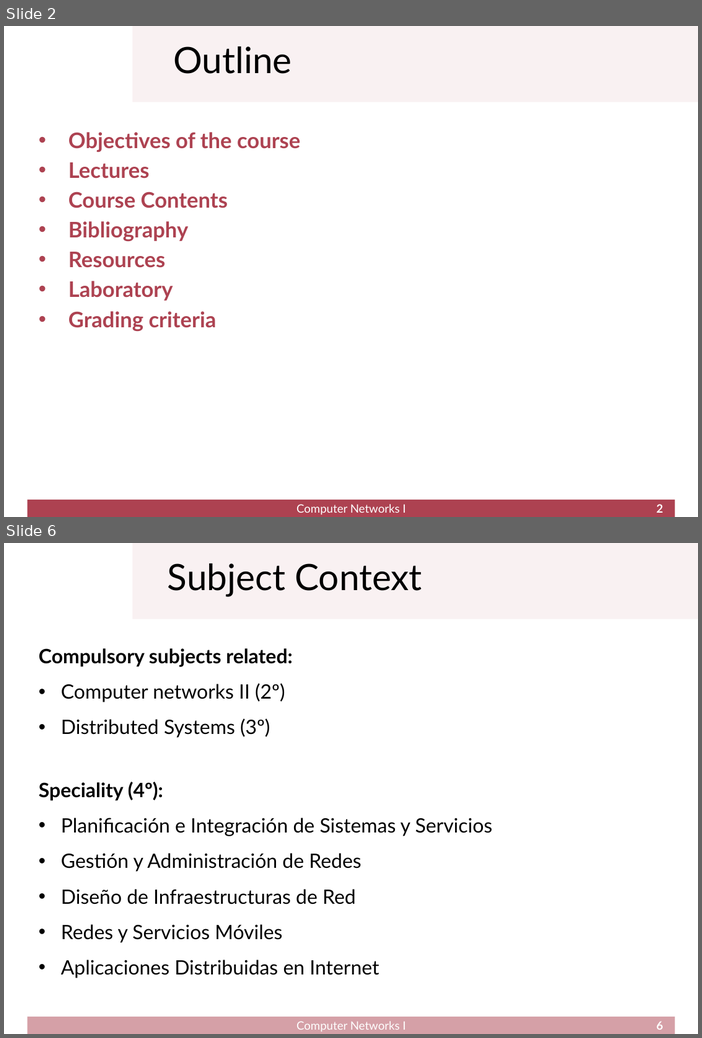
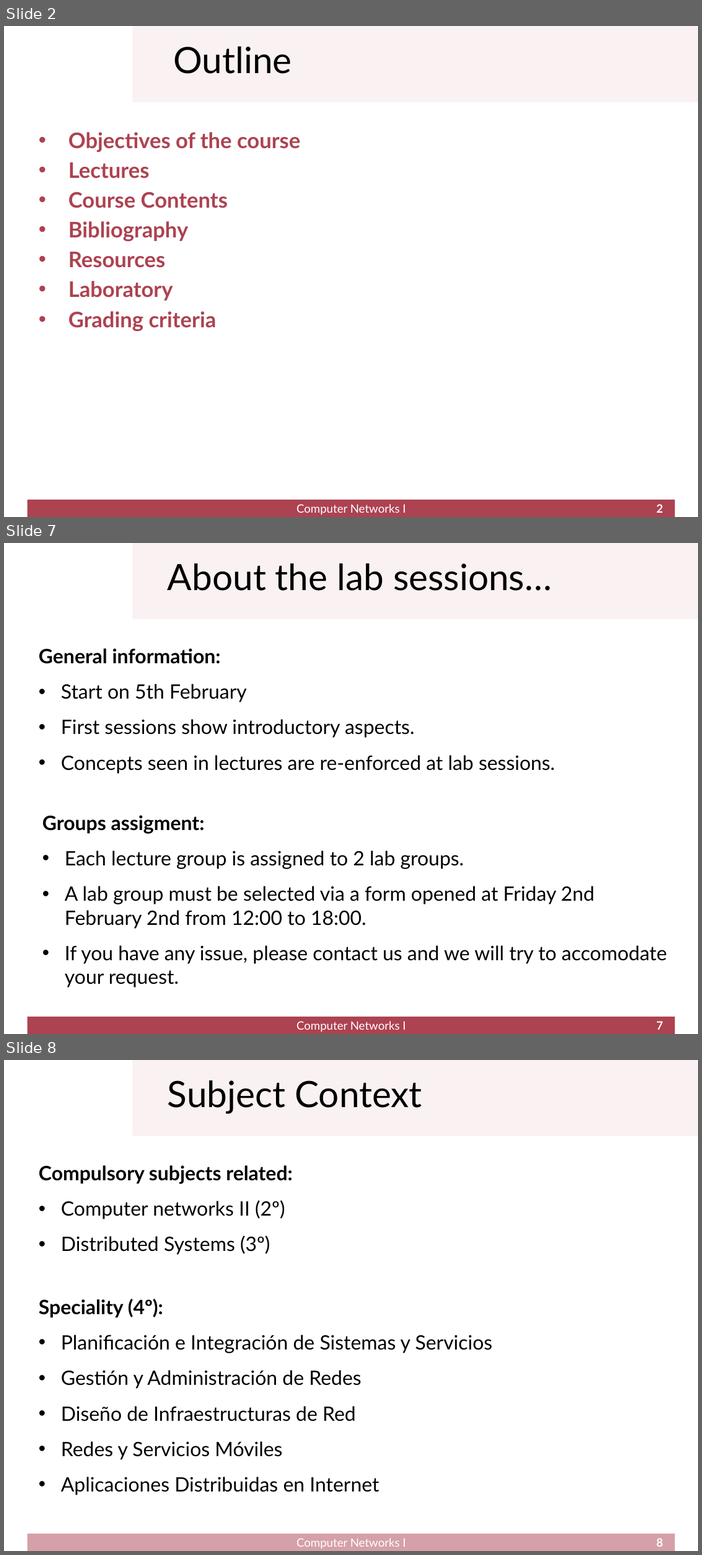
Before and after one commit to cletomartin/redes1, a slide deck: slides/presentation.odp. Shown one above the other, each under a label of ours: slides 2 and 6 before the commit, slides 2, 7 and 8 after it; the slides between them are not shown. The pictures are 702x1038 and 702x1555 pixels, drawn with LibreOffice and Linux fonts; fonts in the diff are those of the drawing; background and template pictures are left out. Boxes give left, top, right and bottom in pixels: in the first picture for what was removed or moved away, otherwise in the second. Text is boxed around its words. In the diff, an @@ line names an element or a change of style, - is before the commit and + after.

```diff
--- a/slides/presentation.odp
+++ b/slides/presentation.odp
@@ slide 7 added at bbox=[4, 543, 698, 1034], background #FFFFFF; not listed: 2 template elements that a slide beside it also shows @@
@@ title added at bbox=[168, 563, 552, 591], 44 pt, text #000000 @@
+About the lab sessions…
@@ text added at bbox=[39, 648, 555, 774], 24 pt, text #000000 @@
+General information:
+• Start on 5th February
+• First sessions show introductory aspects.
+• Concepts seen in lectures are re-enforced at lab sessions.
@@ text added at bbox=[42, 815, 667, 988], 24 pt, text #000000 @@
+Groups assigment:
+• Each lecture group is assigned to 2 lab groups.
+• A lab group must be selected via a form opened at Friday 2nd February 2nd from 12:00 to 18:00.
+• If you have any issue, please contact us and we will try to accomodate your request.
@@ text added at bbox=[297, 1021, 406, 1032], 14 pt, text #FFFFFF @@
+Computer Networks I
@@ page number added at bbox=[657, 1021, 664, 1030], 14 pt, text #FFFFFF, bold @@
+7
@@ what was slide 6 is now slide 8 @@
@@ page number at bbox=[657, 1538, 664, 1547]: text changed @@
-6
+8
```
Also in this commit, not shown: 7 slides changed.
